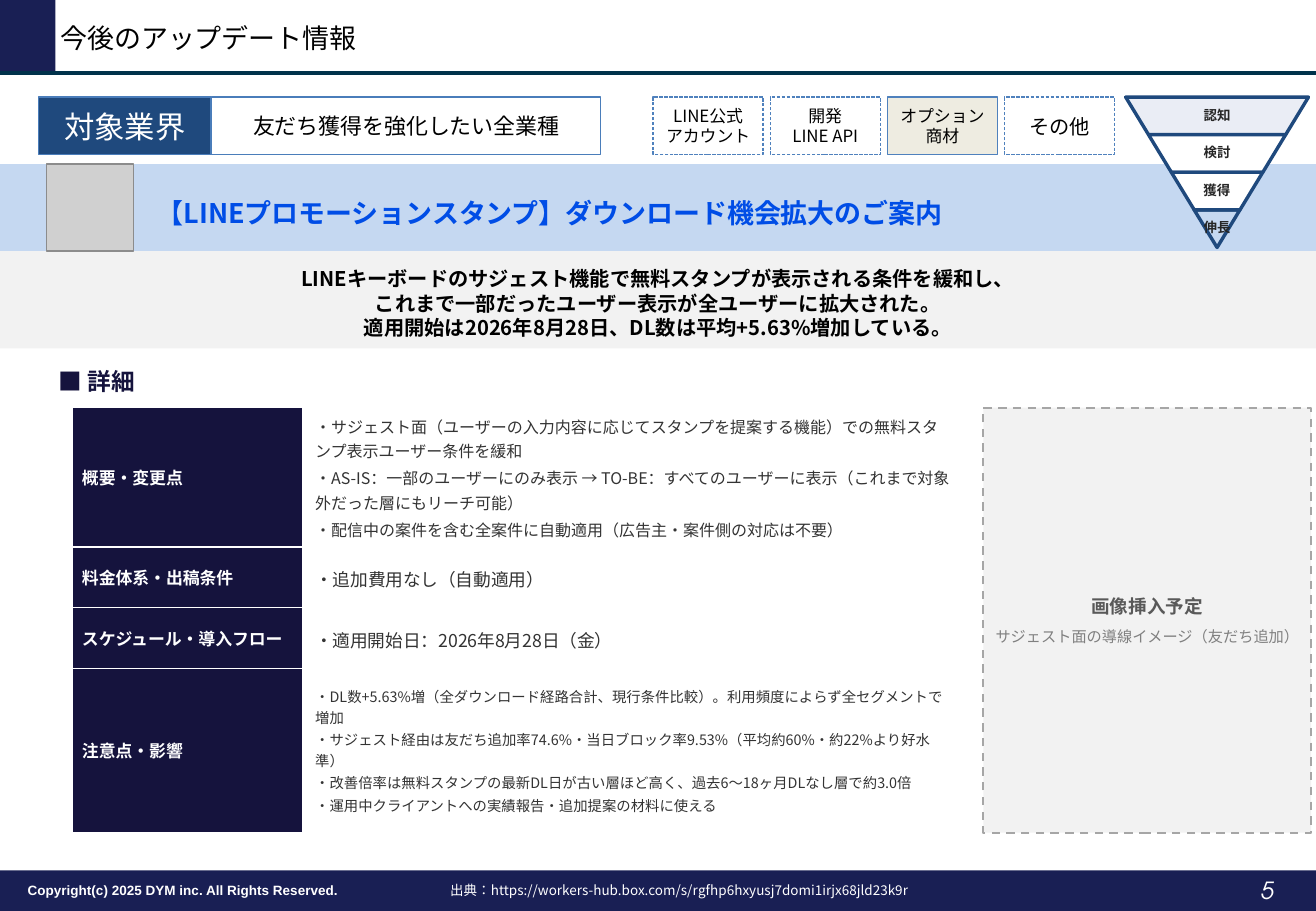
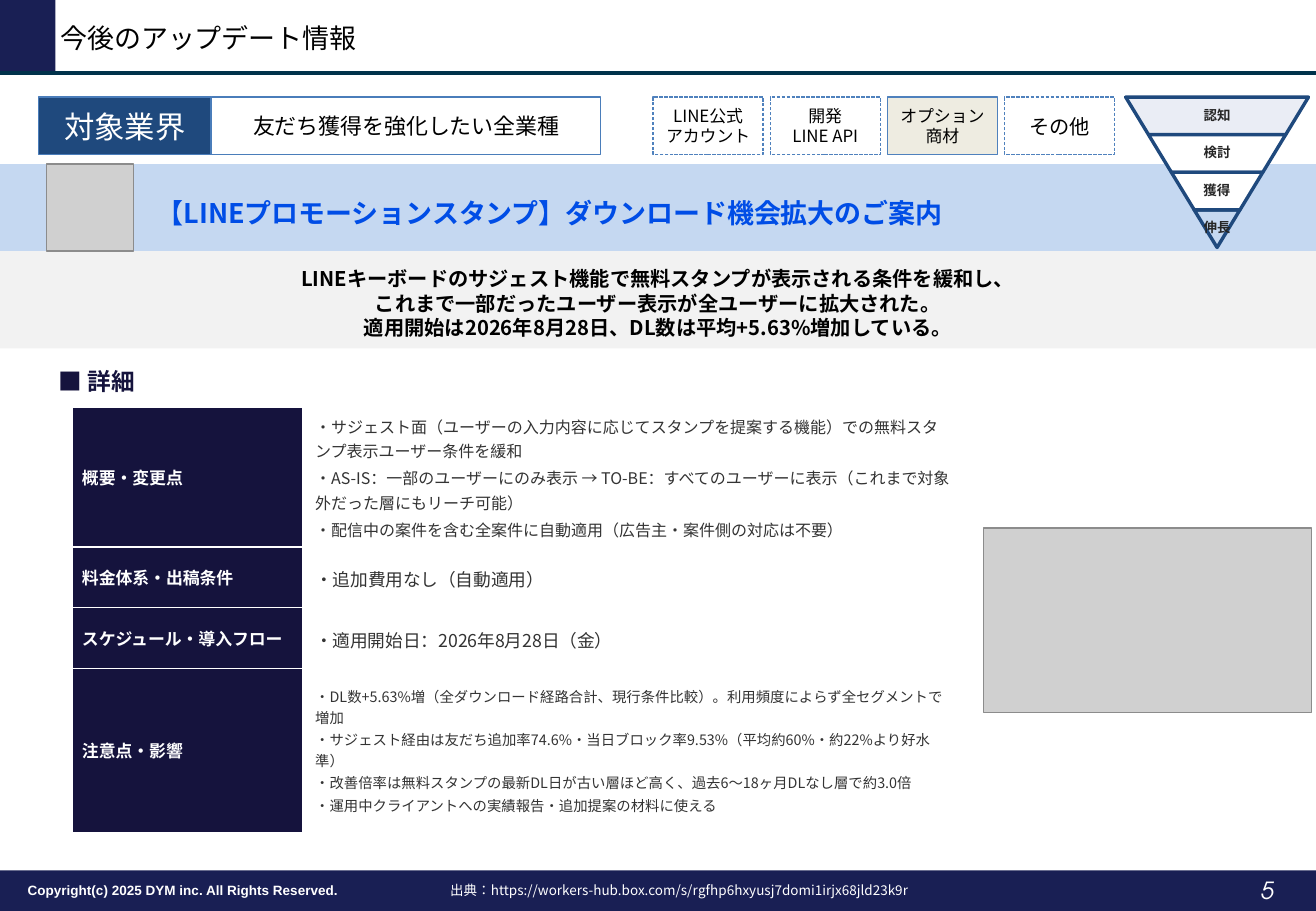
Before and after one commit to tonomura-r-dev/folder, a slide deck: slide 5 of LINEOA媒体最新情報_2026年9月トレンドレポート.pptx. Drawn at 1316x911 pixels with LibreOffice and Linux fonts; fonts in the diff are those of the drawing; grey boxes stand for pictures; background and template pictures are left out. Boxes give left, top, right and bottom in pixels: in the first picture for what was removed or moved away, otherwise in the second. Text is boxed around its words. In the diff, an @@ line names an element or a change of style, - is before the commit and + after.

```diff
--- a/LINEOA媒体最新情報_2026年9月トレンドレポート.pptx
+++ b/LINEOA媒体最新情報_2026年9月トレンドレポート.pptx
@@ rectangle removed at <box>984,408,1312,834</box> @@
-画像挿入予定
-サジェスト面の導線イメージ（友だち追加）
@@ picture added at <box>984,529,1312,713</box> @@
```
Also in this commit, not shown: 5 other slides changed, 8 other files.
